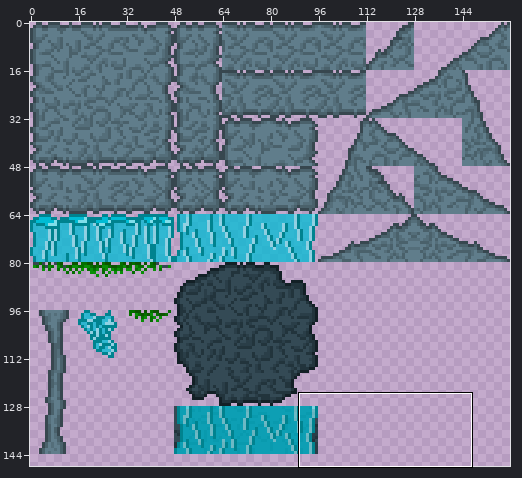
Pixel-art file, stored at res/tileset/11.aseprite. The first picture is a wide view before the edit; the outline marks the close-up.
Close-up. Old version:
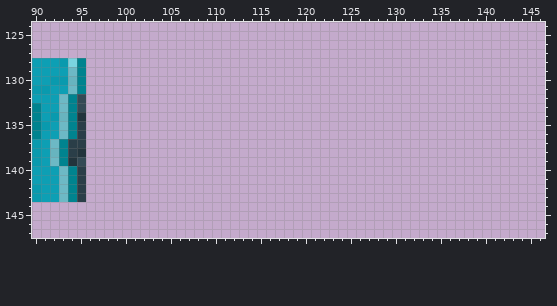
160x160 pixels, 1 frame. Colours within 5 levels of each other are drawn and written as one. Shown: x 90..146, y 124..147. The wide view leaves out empty margins.
New version:
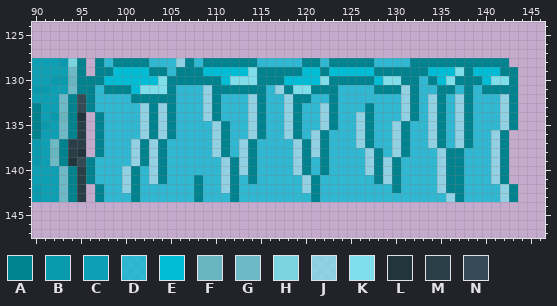
Palette (. is transparent): A #00838f  B #099aae  C #0d9fb4  D #00bcd4c0  E #00bcd4  F #68b4bf  G #6db9c5  H #7bd4e0  J #80deeac0  K #80deea  L #22343c  M #2a3e48  N #344a55
The exact change:
Changed rows in their new state; - is an unchanged pixel.
first column x 96:
128 -ADAAAADDDJADAAAAAADDDDDAADAAAAADDDDAAAAAAAAAAA-
129 -AAEEEEAADAAAEEEEEKAAAAAEEAEEEEEAAAAAAEEEKAEEEAA
130 AAEEEEEEKAAAAAAEKKKAAAEEEEKAAAAAEKKAADAEKAAAEKKA
131 ADAAAEKKKADDDJAAAAAADJAKKAAADDDDAAAJADDAADADAAAA
132 ADDDDAAAAADDDJADDDJADDJAADDADDDDDDDJADJADJADDDJA
133 ADDDDDJAJADDDJADDDJADDJADDJADDDADDDJADJADJADDDJA
134 -ADDDDJAJADDDJADDDJADDJADDJADDJADDDJADJADJADDDJA
135 -ADDDDJAJADDDDJADDJADDJADDJADDJADDJADDJADJADDDJA
136 -ADDDDJAJADDDDJADDJADDJADJADDDJADDJADDJADJADDJA-
137 -ADDDJAJADDDDDJADJADDDDJAJADDDJADDJADDJADJADDJA-
138 -ADDDJAJADDDDDJADJADDDDJAJADDDDJADJADDDJAADDDJA-
139 ADDDDJAJADDDDDDJAJADDDDJADADDDDJAJADDDDJAADDDJA-
140 ADDDJADJADDDDDDJAJADDDDJADADDDDJAJADDDDJAADDDJA-
141 ADDDJADJADDDADDJADADDDDDJADDDDDDAJADDDDJAADDDJA-
142 -ADDJADDDDDDADDJADDDDDDDJADDDDDDDDADDDDJAADDDDJA
143 -ADDDADDDDDDADDDADDDDDDDDADDDDDDDDDDDDDDJADDDDJA
